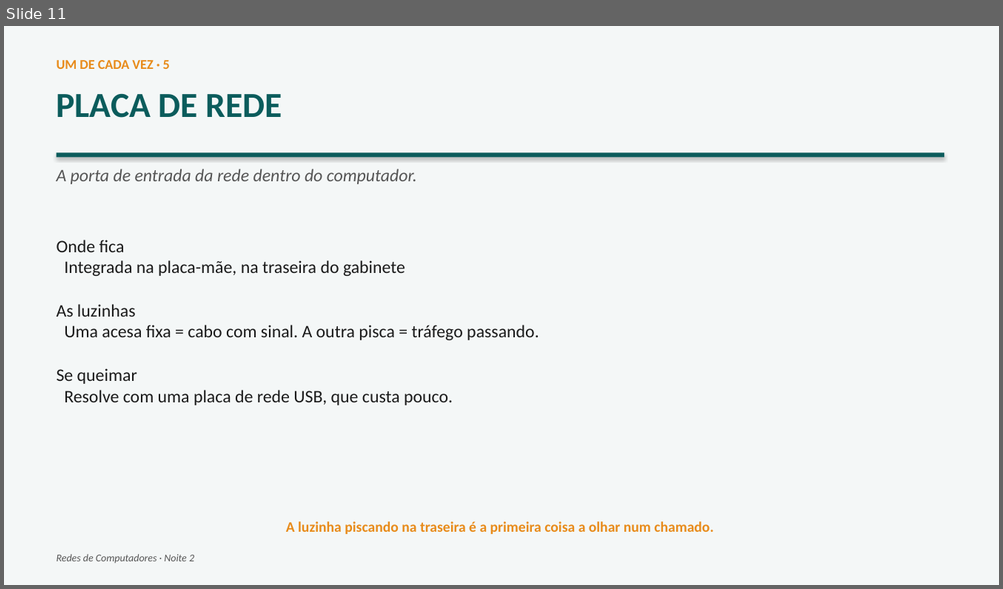
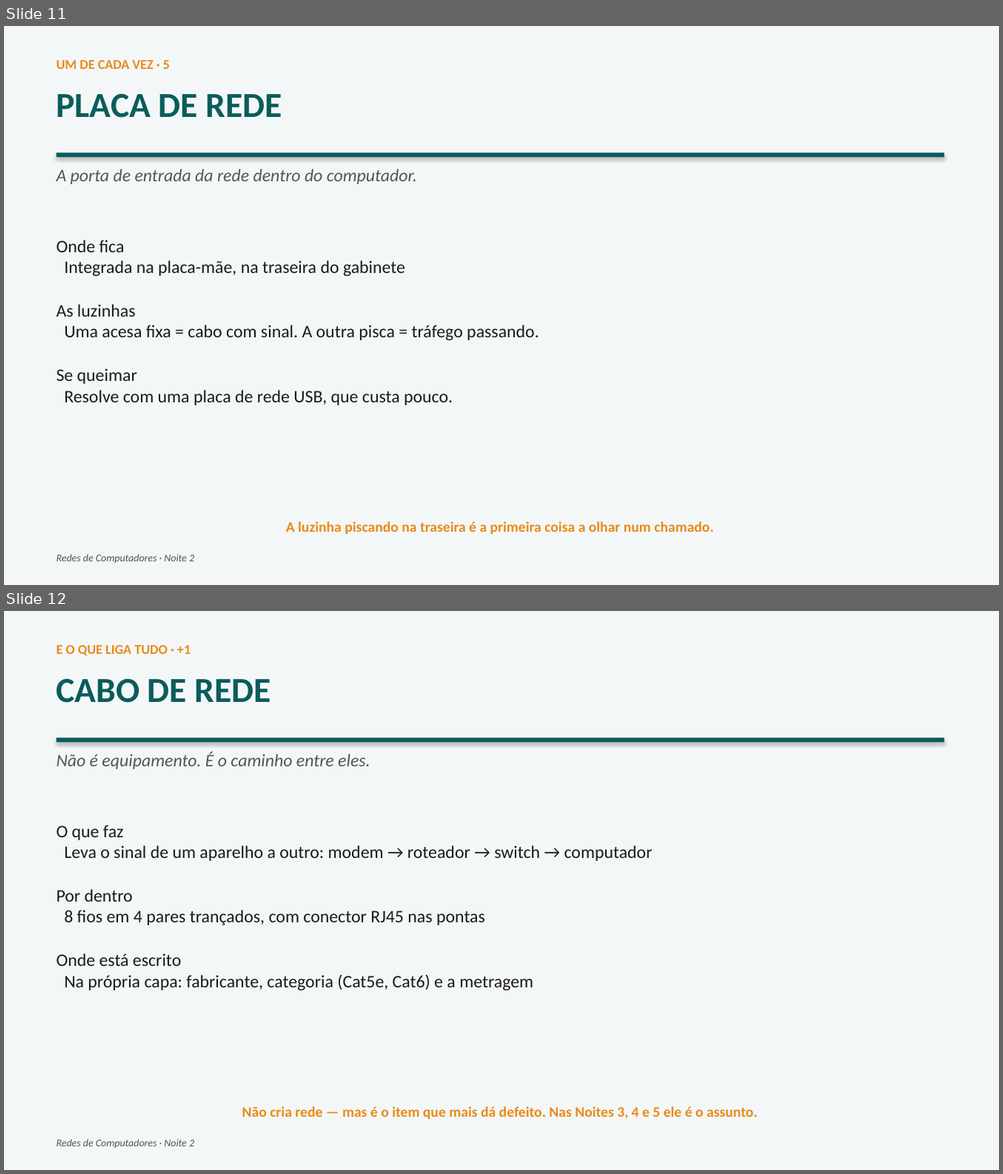
Before and after one commit to joninedel-prog/gerador_contratos, a slide deck: Aula - Redes 2 - Como a internet chega.pptx. Shown one above the other, each under a label of ours: slide 11 before the commit, slides 11 and 12 after it. The pictures are 1003x589 and 1003x1174 pixels, drawn with LibreOffice and Linux fonts; fonts in the diff are those of the drawing. Boxes give left, top, right and bottom in pixels: in the first picture for what was removed or moved away, otherwise in the second. Text is boxed around its words. In the diff, an @@ line names an element or a change of style, - is before the commit and + after.

```diff
--- a/Aula - Redes 2 - Como a internet chega.pptx
+++ b/Aula - Redes 2 - Como a internet chega.pptx
@@ slide 12 added at box(4, 611, 999, 1170), background #FFFFFF @@
@@ rectangle added at box(4, 611, 999, 1170), fill #F4F7F7 @@
@@ text added at box(57, 645, 190, 656), 13 pt, text #E88B1A, bold @@
+E O QUE LIGA TUDO · +1
@@ text added at box(57, 678, 271, 703), 34 pt, text #0B5C5C, bold @@
+CABO DE REDE
@@ rectangle added at box(57, 738, 944, 742), fill #0B5C5C @@
@@ text added at box(57, 752, 370, 769), 17 pt, text #555555, italic @@
+Não é equipamento. É o caminho entre eles.
@@ text added at box(57, 825, 652, 991), 17 pt, text #1A1A1A @@
+O que faz
+Leva o sinal de um aparelho a outro: modem → roteador → switch → computador
+Por dentro
+8 fios em 4 pares trançados, com conector RJ45 nas pontas
+Onde está escrito
+Na própria capa: fabricante, categoria (Cat5e, Cat6) e a metragem
@@ text added at box(242, 1107, 757, 1119), 14 pt, text #E88B1A, bold @@
+Não cria rede — mas é o item que mais dá defeito. Nas Noites 3, 4 e 5 ele é o assunto.
@@ text added at box(57, 1139, 194, 1148), 10 pt, text #555555, italic @@
+Redes de Computadores · Noite 2
```
Also in this commit, not shown: 5 slides changed, 4 other slides added, 4 other files.
